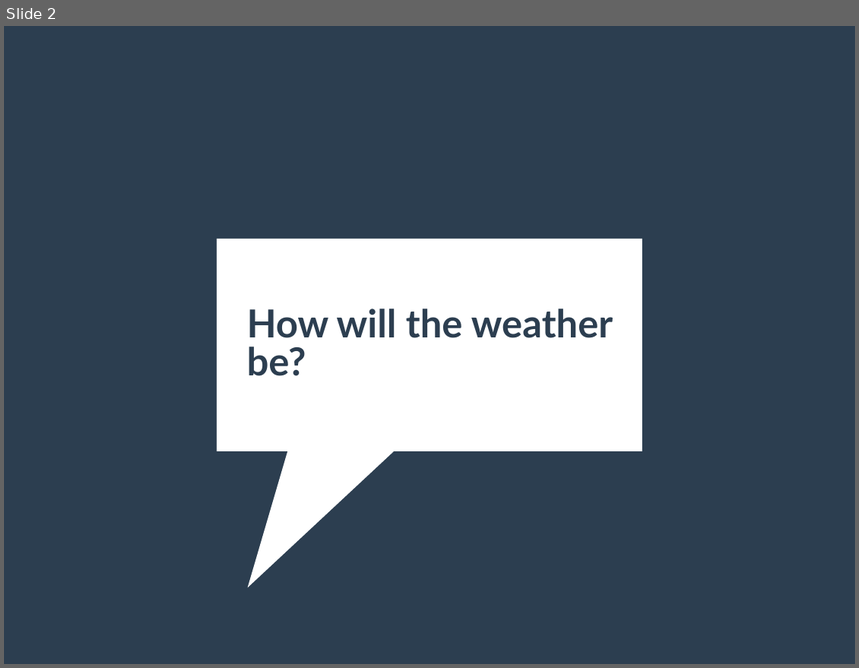
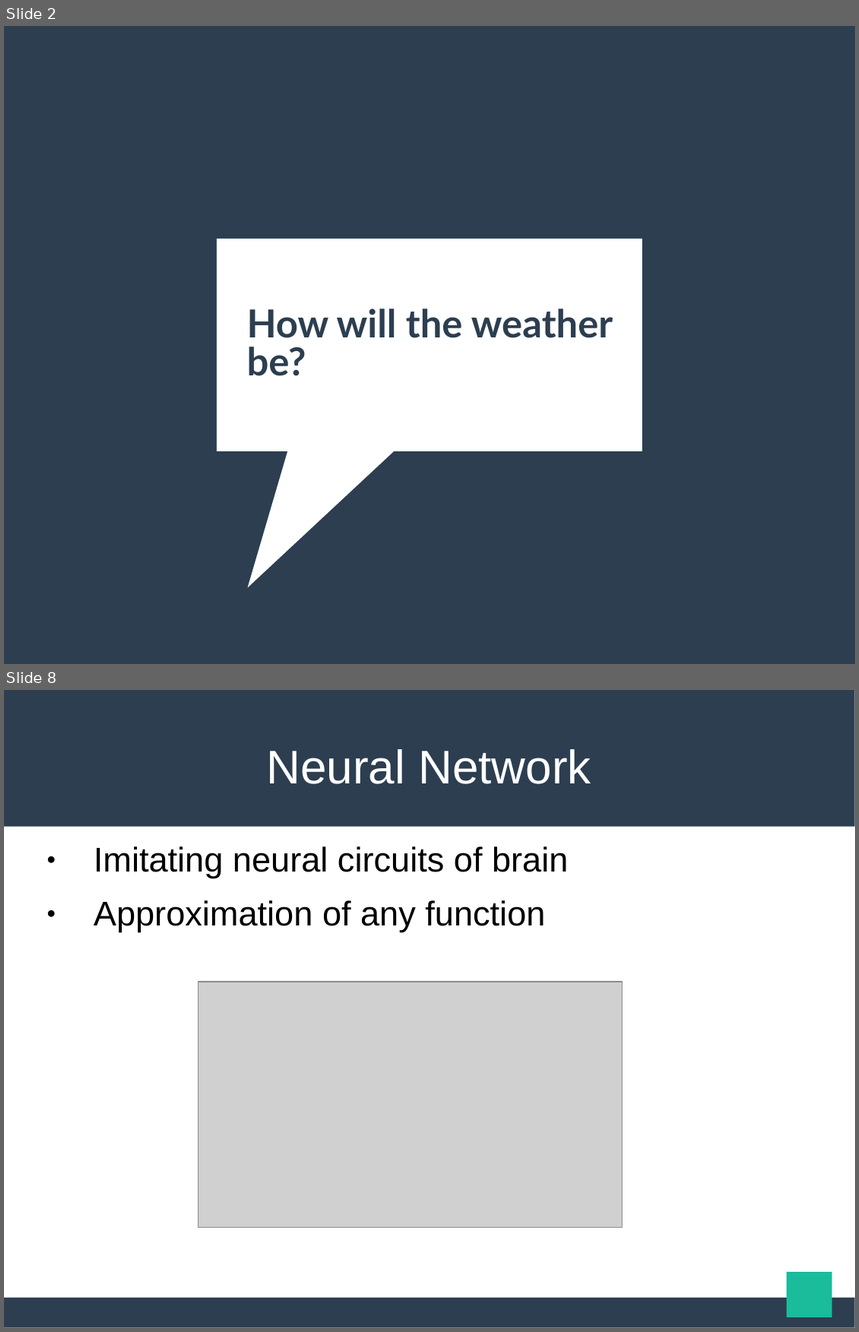
Before and after one commit to maekawatoshiki/neural-machine-translation-demo, a slide deck: NY_slide.ppt. Shown one above the other, each under a label of ours: slide 2 before the commit, slides 2 and 8 after it; the slides between them are not shown. The pictures are 859x668 and 859x1332 pixels, drawn with LibreOffice and Linux fonts; fonts in the diff are those of the drawing; grey boxes stand for pictures. Boxes give left, top, right and bottom in pixels: in the first picture for what was removed or moved away, otherwise in the second. Text is boxed around its words. In the diff, an @@ line names an element or a change of style, - is before the commit and + after.

```diff
--- a/NY_slide.ppt
+++ b/NY_slide.ppt
@@ slide 8 added at bbox=[4, 690, 855, 1328], background #FFFFFF @@
@@ rectangle added at bbox=[4, 690, 855, 827], fill #2C3E50 @@
@@ title added at bbox=[266, 749, 591, 784], 44 pt, text #FFFFFF @@
+Neural Network
@@ text added at bbox=[94, 847, 568, 932], 32 pt, text #000000 @@
+● Imitating neural circuits of brain
+● Approximation of any function
@@ picture added at bbox=[199, 982, 623, 1227] @@
@@ rectangle added at bbox=[788, 1272, 833, 1318], fill #1ABC9C @@
@@ rectangle added at bbox=[4, 1298, 855, 1328], fill #2C3E50 @@
```
Also in this commit, not shown: 3 slides changed, 2 other slides added.
